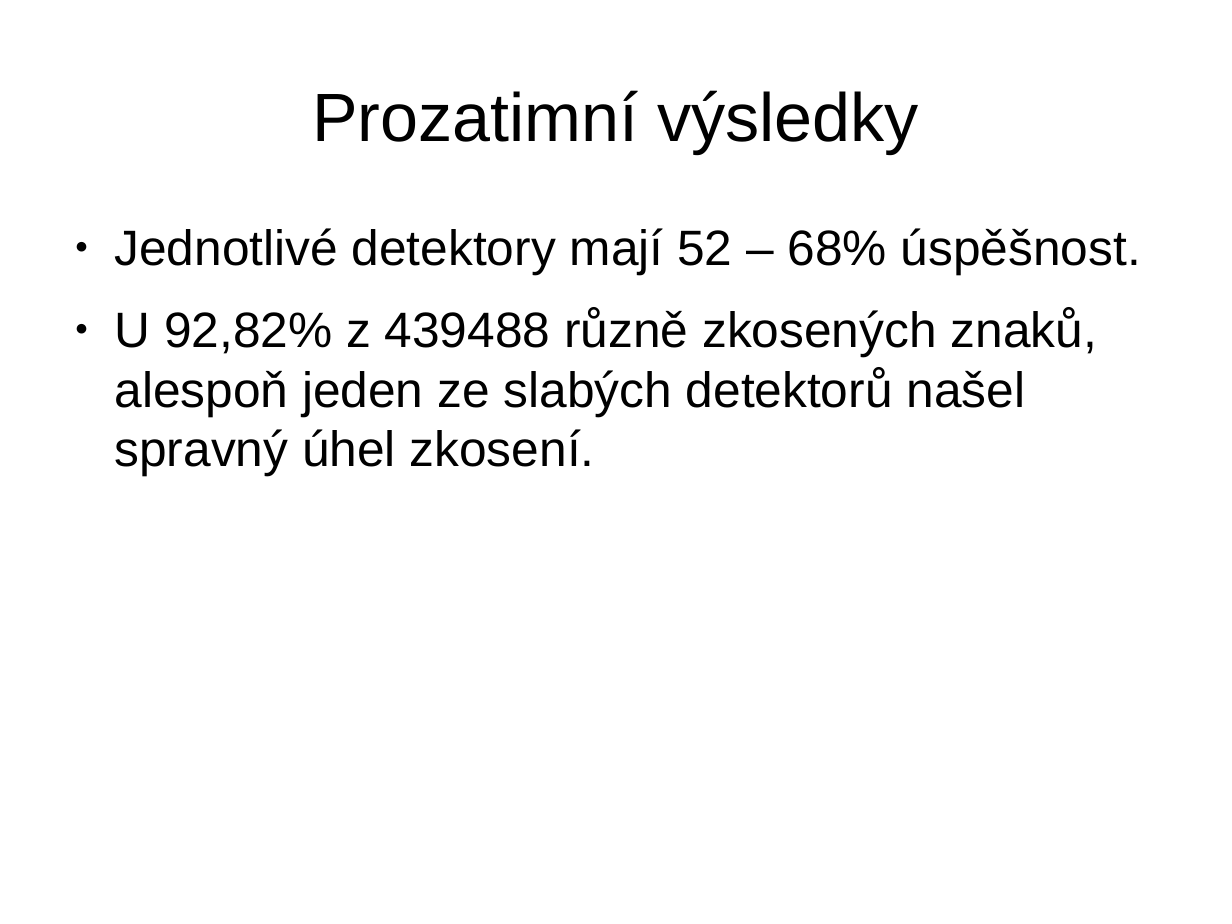
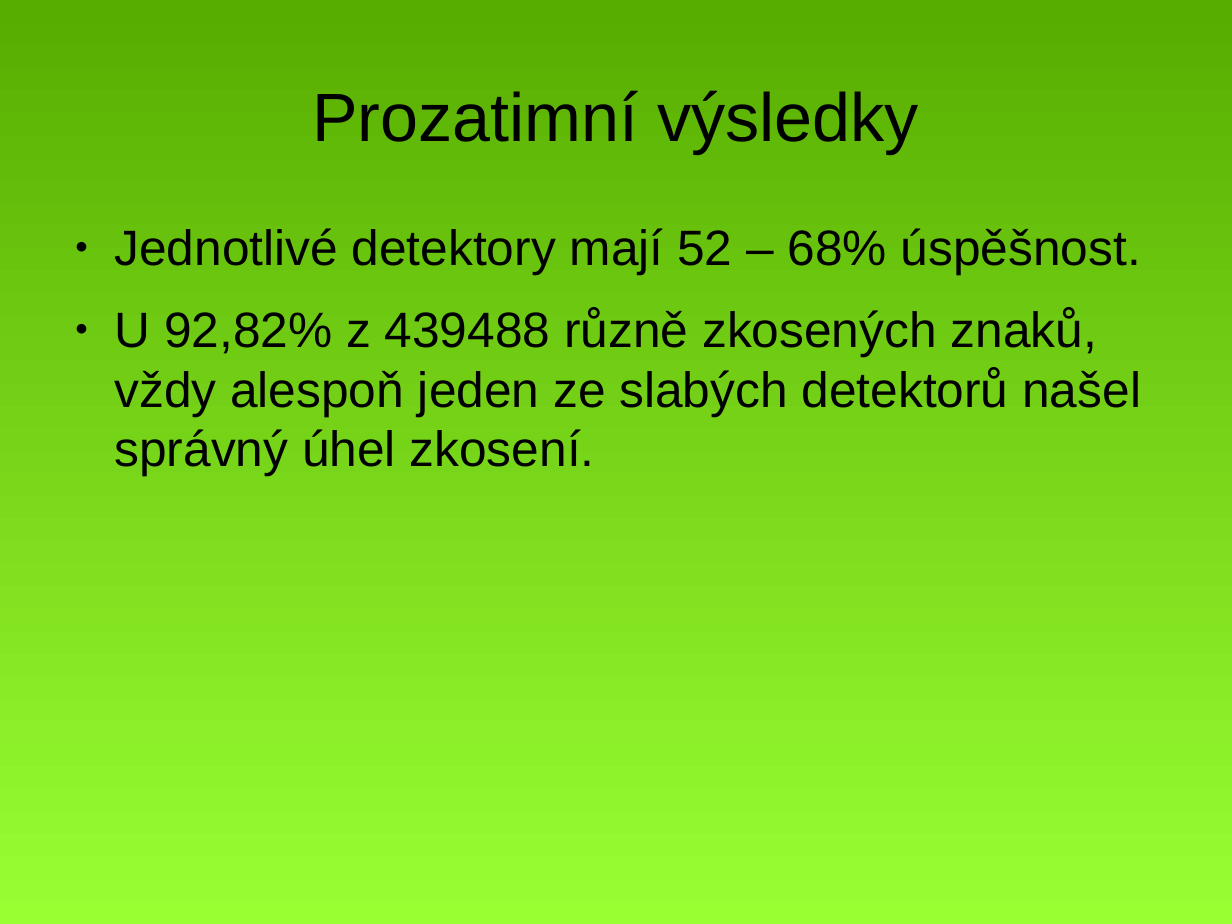
Before and after one commit to MichalBusta/skewDetection, a slide deck: slide 10 of doc/Skew_Detection.odp. Drawn at 1232x924 pixels with LibreOffice and Linux fonts; fonts in the diff are those of the drawing. Boxes give left, top, right and bottom in pixels: in the first picture for what was removed or moved away, otherwise in the second. Text is boxed around its words. In the diff, an @@ line names an element or a change of style, - is before the commit and + after.

```diff
--- a/doc/Skew_Detection.odp
+++ b/doc/Skew_Detection.odp
@@ background #FFFFFF to gradient #99FF33 to #57AD00 @@
@@ text at box(114, 308, 1141, 476): text changed @@
-● U 92,82% z 439488 různě zkosených znaků, alespoň jeden ze slabých detektorů našel spravný úhel zkosení.
+● U 92,82% z 439488 různě zkosených znaků, vždy alespoň jeden ze slabých detektorů našel správný úhel zkosení.
```
Also in this commit, not shown: 10 other slides changed, 1 slide added, 1 slide removed, 10 other files.
